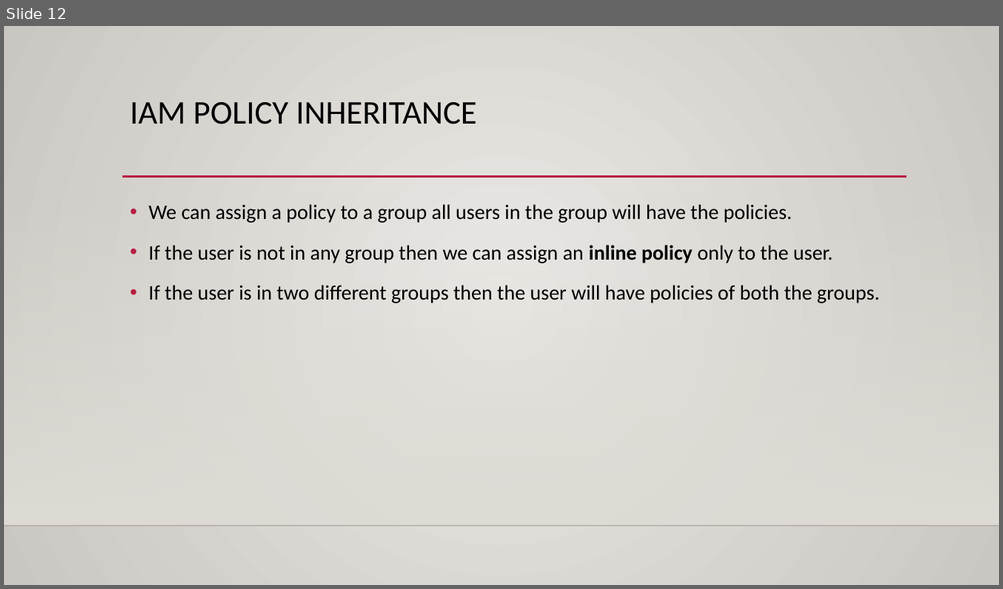
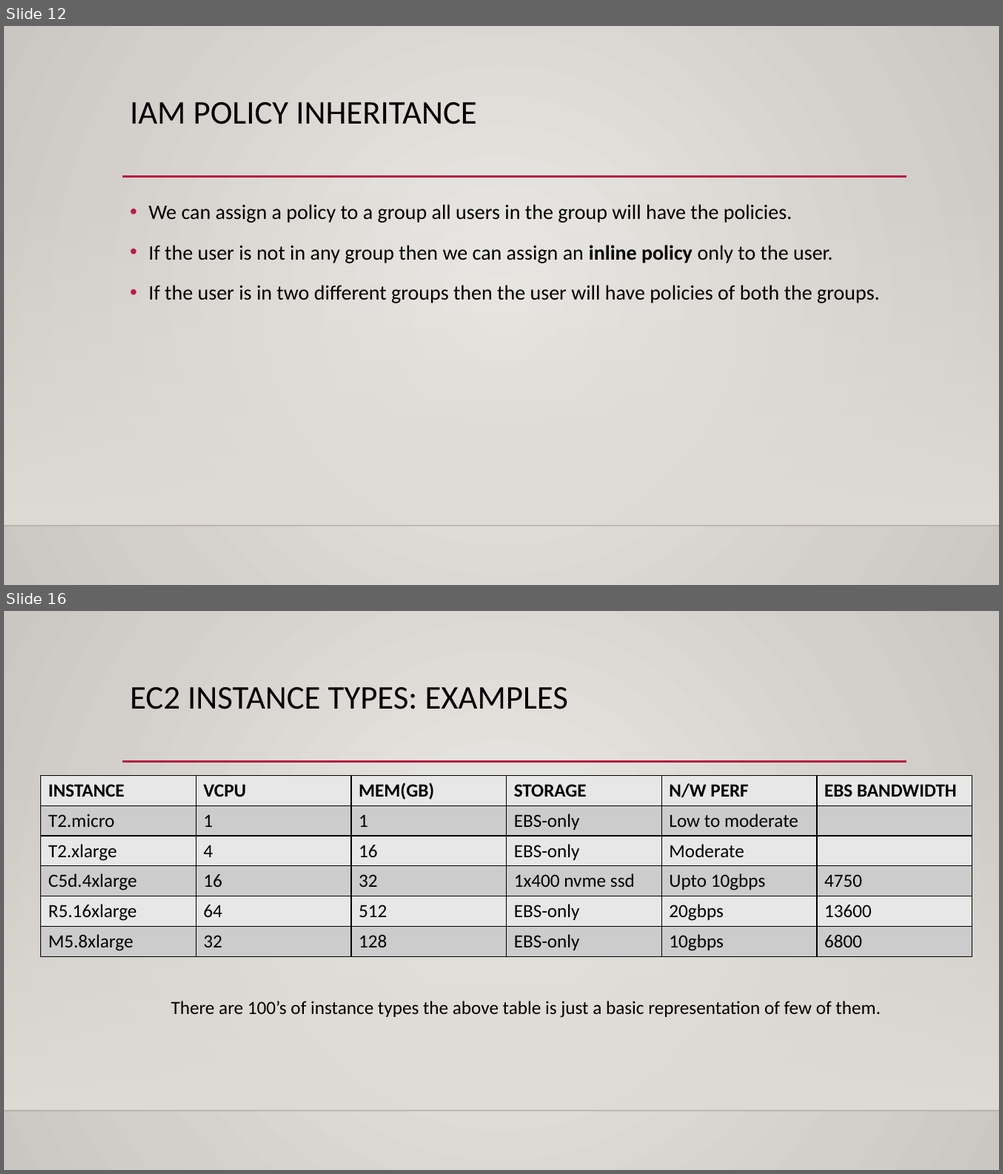
Before and after one commit to kushalnaidu007/AWS-Solution-Architect, a slide deck: AWS-SAA.pptx. Shown one above the other, each under a label of ours: slide 12 before the commit, slides 12 and 16 after it; the slides between them are not shown. The pictures are 1003x589 and 1003x1174 pixels, drawn with LibreOffice and Linux fonts; fonts in the diff are those of the drawing; background and template pictures are left out. Boxes give left, top, right and bottom in pixels: in the first picture for what was removed or moved away, otherwise in the second. Text is boxed around its words. In the diff, an @@ line names an element or a change of style, - is before the commit and + after.

Commit message:
Added EC2 basics
Updated the file with basics of EC2

```diff
--- a/AWS-SAA.pptx
+++ b/AWS-SAA.pptx
@@ slide 16 added at (4, 611, 999, 1170), background gradient #ECEAE7 to #CAC7C1; not listed: 3 template elements that a slide beside it also shows @@
@@ title added at (130, 687, 568, 709), 32 pt, text #000000 @@
+EC2 INSTANCE TYPES: EXAMPLES
@@ table added at (40, 775, 972, 979), 6 rows, 6 columns @@
+INSTANCE | VCPU | MEM(GB) | STORAGE | N/W PERF | EBS BANDWIDTH
+T2.micro | 1 | 1 | EBS-only | Low to moderate | 
+T2.xlarge | 4 | 16 | EBS-only | Moderate | 
+C5d.4xlarge | 16 | 32 | 1x400 nvme ssd | Upto 10gbps | 4750
+R5.16xlarge | 64 | 512 | EBS-only | 20gbps | 13600
+M5.8xlarge | 32 | 128 | EBS-only | 10gbps | 6800
@@ text added at (171, 1001, 880, 1018), 18 pt, text #000000 @@
+There are 100’s of instance types the above table is just a basic representation of few of them.
```
Also in this commit, not shown: 9 other slides added.
